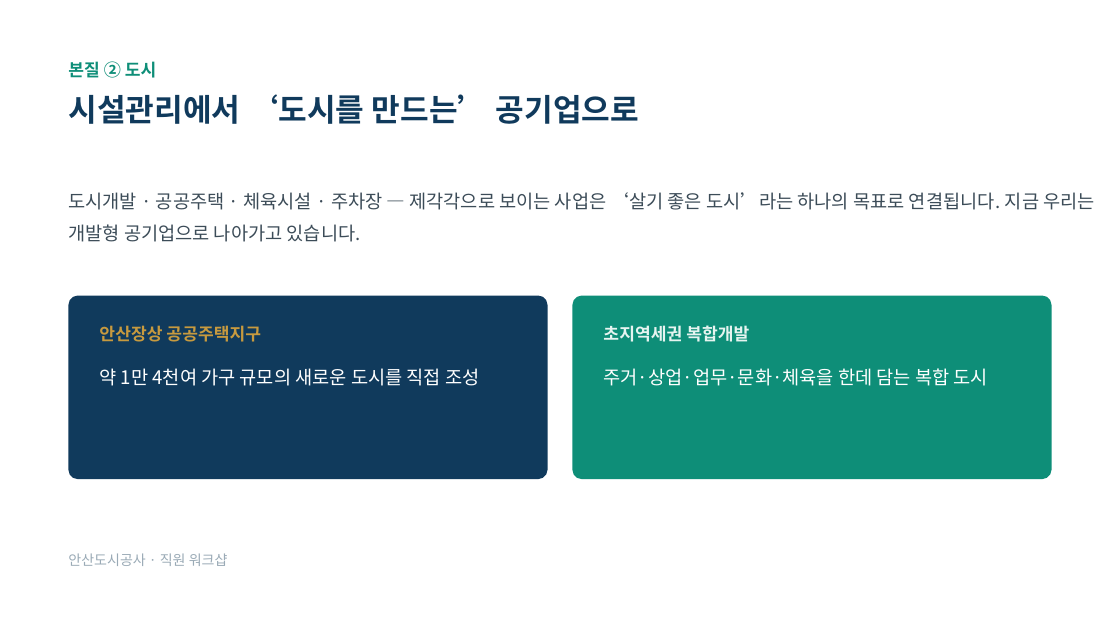
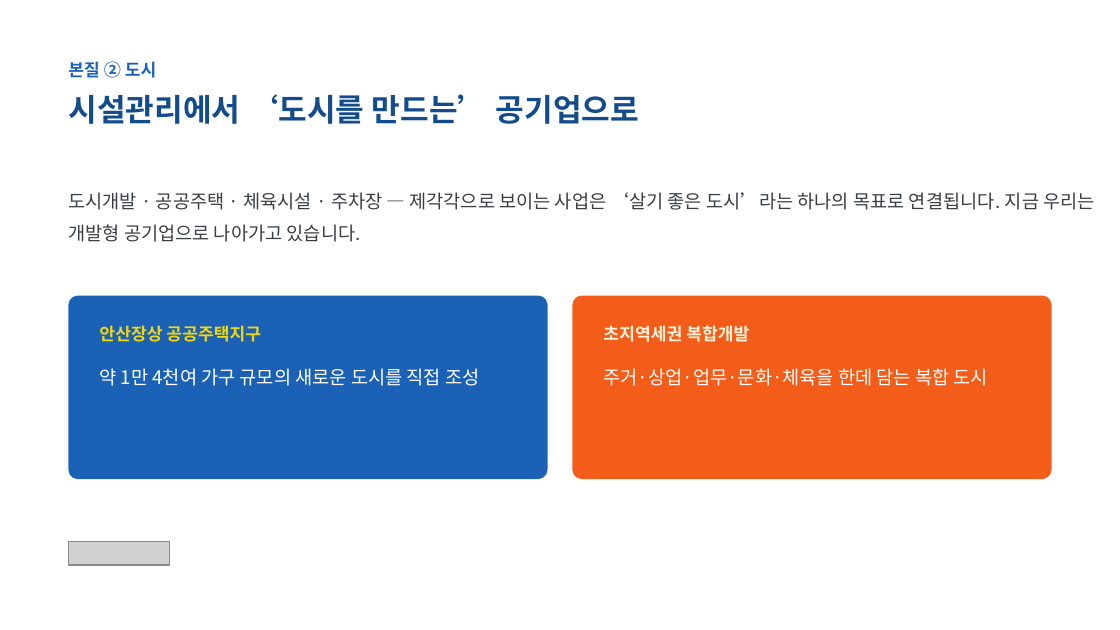
Before and after one commit to lbs6368-arch/my-project, a slide deck: slide 6 of 안산도시공사_직원워크샵_사장특강_발표자료_20261024.pptx. Drawn at 1120x630 pixels with LibreOffice and Linux fonts; fonts in the diff are those of the drawing; grey boxes stand for pictures. Boxes give left, top, right and bottom in pixels: in the first picture for what was removed or moved away, otherwise in the second. Text is boxed around its words. In the diff, an @@ line names an element or a change of style, - is before the commit and + after.

```diff
--- a/안산도시공사_직원워크샵_사장특강_발표자료_20261024.pptx
+++ b/안산도시공사_직원워크샵_사장특강_발표자료_20261024.pptx
@@ text "본질 ② 도시" at box(68, 61, 157, 78): text colour #0E8E78 to #1B62B7 @@
@@ text "시설관리에서 ‘도시를 만드는’ 공기업으로" at box(68, 94, 639, 124): text colour #103A5C to #134C8C @@
@@ text "도시개발 · 공공주택 · 체육시설 ..." at box(68, 192, 1094, 242): text colour #3C4C58 to #3A3F44 @@
@@ rounded rectangle at box(68, 296, 548, 479): fill #103A5C to #1B62B7 @@
@@ rounded rectangle at box(572, 296, 1052, 479): fill #0E8E78 to #F35C19 @@
@@ text "안산장상 공공주택지구" at box(99, 325, 261, 342): text colour #C79A3F to #F0D70E @@
@@ text "초지역세권 복합개발" at box(603, 325, 749, 342): text colour #E6F4F0 to #FFF3DA @@
@@ text removed at box(68, 553, 228, 566) @@
-안산도시공사 · 직원 워크샵
@@ picture added at box(68, 542, 169, 566) @@
```
Also in this commit, not shown: 10 other slides changed.
